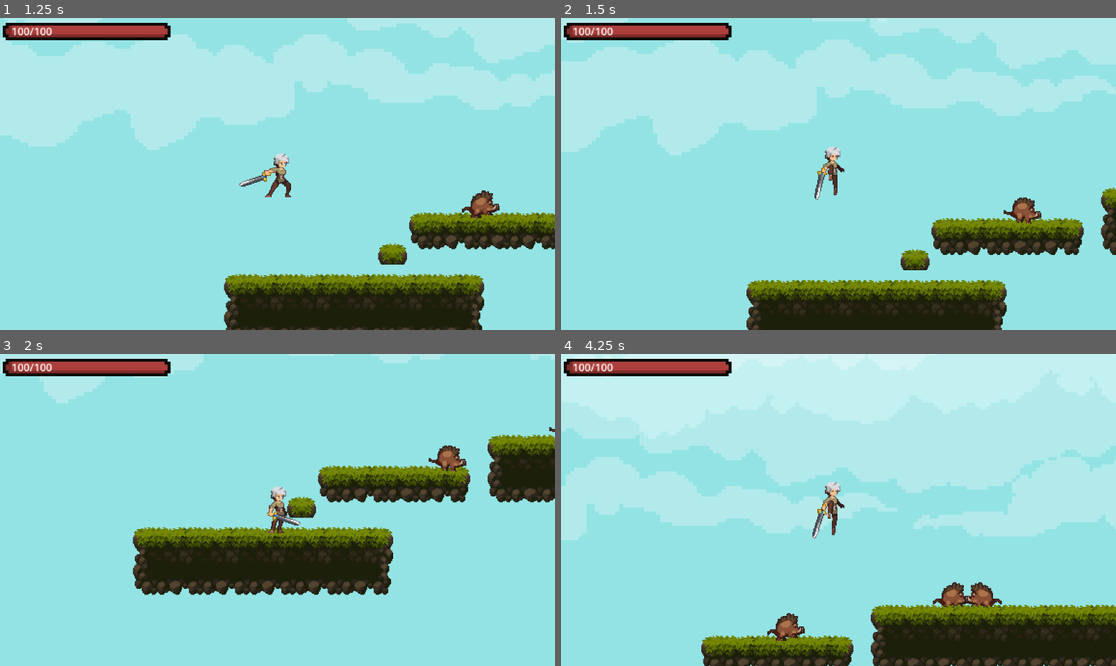
Above: before the commit, frames 1-4 (two rows, left to right).
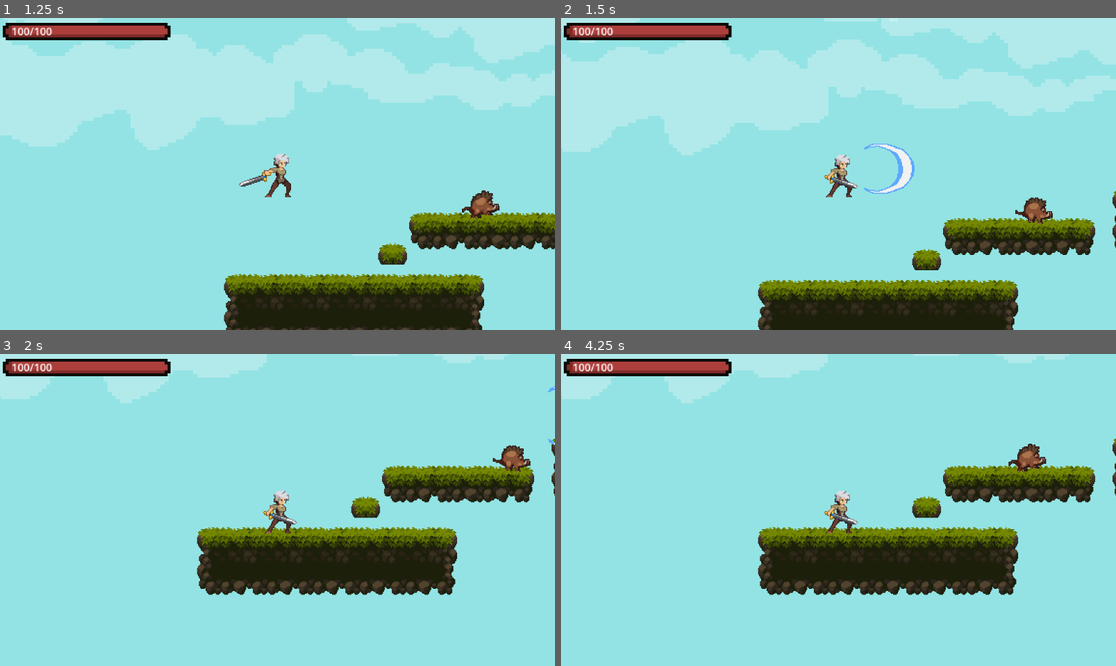
Above: after the commit, the same moments.

Repository: Dawqss/Platformer
Game: Godot game, scene res://main.tscn
Two runs of this game, one before a commit and one after it. Both use one fixed random seed, a clock stepped at 60 frames per second and the inputs below.
Inputs (mouse positions are in pixels of both pictures, inside the frame that each line leads up to):
- Up to frame 1 (1.25 s): move the mouse to (399, 158) at 0.52 s; hold D (move_right) from 0.53 s (still down); click (399, 158) at 0.6 s; tap W (jump) at 0.77, 1.07 s; tap F (getsuga, bound only after the commit) at 0.8 s
- Up to frame 2 (1.5 s): keep holding D (move_right); move the mouse to (727, 189) at 1.27 s; tap F (getsuga, bound only after the commit) at 1.35 s
- Up to frame 3 (2 s): keep holding D (move_right); tap W (jump) at 1.52, 1.55, 1.82 s
- Up to frame 4 (4.25 s): move the mouse to (894, 441) at 2.02 s; release D (move_right) at 2.03 s; hold A (move_left) 2.03-2.78 s; tap W (jump) at 2.1, 3.02, 3.32, 3.77, 3.8, 4.07 s; click (894, 441) at 2.3 s; move the mouse to (810, 572) at 2.77 s; hold D (move_right) from 2.78 s (still down); click (810, 572) at 2.85 s; tap F (getsuga, bound only after the commit) at 3.05, 3.6 s; move the mouse to (1005, 556) at 3.52 s

Frame 1 is identical in both runs. In frame 2, 9.9% of the frame differs, in the area x 0-100%, y 0-100%; in frame 3, 16%; in frame 4, 65%.

Commit message:
feat: working getsuga'

Diff:
--- a/main.gd
+++ b/main.gd
@@ -9,10 +9,6 @@
 
 func _ready():
 	healthBar = $Camera2D/HealthBar;
-
-# Called every frame. 'delta' is the elapsed time since the previous frame.
-func _process(delta):
-	pass
 
 func add_health(number: int):
 	current_health = clamp(current_health + number, 0, MAX_HEALTH);
--- /dev/null
+++ b/player/Getsuga.gd
@@ -0,0 +1,22 @@
+extends Area2D
+
+class_name Getsuga
+
+var SPEED = 500;
+var DAMAGE = 9999;
+
+func _ready():
+	$AnimatedSprite2D.play("default");
+
+# Called every frame. 'delta' is the elapsed time since the previous frame.
+func _process(delta):
+	position.x += delta * SPEED;
+	for area in get_overlapping_areas():
+		print(area.get_parent());
+		if area.get_parent() is BoarMob:
+			var boarMob = area.get_parent() as BoarMob;
+			boarMob.got_hit(DAMAGE, 1);
+
+
+func _on_visible_on_screen_notifier_2d_screen_exited():
+	queue_free();
--- /dev/null
+++ b/player/Getsuga.tscn
@@ -0,0 +1,53 @@
+[gd_scene load_steps=8 format=3 uid="uid://bl3u7aah6le7g"]
+
+[ext_resource type="Script" path="res://player/Getsuga.gd" id="1_804uk"]
+[ext_resource type="Texture2D" uid="uid://cacfuq2f81mdh" path="res://art/Legacy-Fantasy - High Forest 2.3/Character/GetsugaMissle/GetsugaMissleStart.png" id="1_gdbee"]
+
+[sub_resource type="AtlasTexture" id="AtlasTexture_se0rl"]
+atlas = ExtResource("1_gdbee")
+region = Rect2(0, 0, 96, 80)
+
+[sub_resource type="AtlasTexture" id="AtlasTexture_0sub6"]
+atlas = ExtResource("1_gdbee")
+region = Rect2(96, 0, 96, 80)
+
+[sub_resource type="AtlasTexture" id="AtlasTexture_u51em"]
+atlas = ExtResource("1_gdbee")
+region = Rect2(192, 0, 96, 80)
+
+[sub_resource type="SpriteFrames" id="SpriteFrames_cg5xh"]
+animations = [{
+"frames": [{
+"duration": 1.0,
+"texture": SubResource("AtlasTexture_se0rl")
+}, {
+"duration": 1.0,
+"texture": SubResource("AtlasTexture_0sub6")
+}, {
+"duration": 1.0,
+"texture": SubResource("AtlasTexture_u51em")
+}],
+"loop": false,
+"name": &"default",
+"speed": 12.0
+}]
+
+[sub_resource type="RectangleShape2D" id="RectangleShape2D_itfce"]
+size = Vector2(13, 57)
+
+[node name="Getsuga" type="Area2D"]
+script = ExtResource("1_804uk")
+
+[node name="AnimatedSprite2D" type="AnimatedSprite2D" parent="."]
+z_index = 2
+sprite_frames = SubResource("SpriteFrames_cg5xh")
+frame = 2
+frame_progress = 1.0
+
+[node name="CollisionShape2D" type="CollisionShape2D" parent="."]
+position = Vector2(9, -0.5)
+shape = SubResource("RectangleShape2D_itfce")
+
+[node name="VisibleOnScreenNotifier2D" type="VisibleOnScreenNotifier2D" parent="."]
+
+[connection signal="screen_exited" from="VisibleOnScreenNotifier2D" to="." method="_on_visible_on_screen_notifier_2d_screen_exited"]
--- a/player/player.gd
+++ b/player/player.gd
@@ -1,6 +1,8 @@
 extends CharacterBody2D
 
 class_name Player
+
+var getsuga_scene: PackedScene = preload("res://player/Getsuga.tscn");
 
 const SPEED = 200.0;
 const JUMP_VELOCITY = -300.0;
@@ -10,6 +12,7 @@
 var is_wall_hugging = false;
 var is_wall_jump = false;
 var is_attacking = false;
+var is_getsuga_attacking = false;
 var is_hitting_by_enemy = false;
 var jump_count = 0;
 var current_enemy_damage = null;
@@ -17,6 +20,8 @@
 var attack_shape_start_position: Vector2;
 var attack_shape_rotation: float;
 
+
+
 # Get the gravity from the project settings to be synced with RigidBody nodes.
 var gravity = ProjectSettings.get_setting("physics/2d/default_gravity")
 
@@ -24,12 +29,13 @@
 
 enum State {
 	ATTACK,
+	GETSUGA,
 	IDLE,
 	JUMP,
 	FALL,
 	RUN,
 	DAMAGED,
-	DEAD
+	DEAD,
 }
 
 var CURRENT_STATE = State.IDLE;
@@ -59,10 +65,23 @@
 		if area.get_parent() is BoarMob:
 			area.get_parent().got_hit(DAMAGE, lastFacingDirection);
 
-func get_is_attack() -> bool:
+
+func check_normal_attack():
 	if Input.is_action_just_pressed('attack') && !is_attacking:
 		$SlashSound.play();
 		attack()
+
+func check_getsuga_attack():
+	if Input.is_action_just_pressed("getsuga") && !is_attacking && !is_getsuga_attacking:
+		is_getsuga_attacking = true;
+		create_getsuga_moon();
+
+func create_getsuga_moon():
+	var moon = getsuga_scene.instantiate() as Getsuga;
+	moon.position = position;
+	get_parent().add_child(moon);
+
+func get_is_attack() -> bool:
 	if Input.is_action_just_pressed("attack") || is_attacking:
 		return true;
 	else:
@@ -93,9 +112,11 @@
 
 	#wall_jump_observer(get_wall_normal(), direction);
 	jump_observer_with_max_count(DEFAULT_MAX_JUMPS);
+	check_normal_attack();
+	check_getsuga_attack();
 	is_attacking = get_is_attack();
 
-	if direction && !is_attacking:
+	if direction && !is_attacking && !is_getsuga_attacking:
 		velocity.x = direction * SPEED
 	else:
 		velocity.x = move_toward(velocity.x, 0, SPEED / 10)
@@ -113,7 +134,7 @@
 		$Attack/CollisionShape2D.rotation = attack_shape_rotation * multiVector.x;
 
 	match animation:
-		'fall', 'jump', 'attack':
+		'fall', 'jump', 'attack', 'getsuga':
 			pass;
 		_:
 			if !$AnimatedSprite2D.is_playing():
@@ -124,6 +145,9 @@
 	if is_hitting_by_enemy && !is_attacking:
 		CURRENT_STATE = State.DAMAGED;
 		return;
+	if is_getsuga_attacking:
+		CURRENT_STATE = State.GETSUGA;
+		return;
 	if is_attacking:
 		CURRENT_STATE = State.ATTACK;
 		return;
@@ -142,6 +166,8 @@
 func get_animation():
 	var absVelocity = abs(velocity.x)
 	match CURRENT_STATE:
+		State.GETSUGA:
+			return 'getsuga';
 		State.ATTACK:
 			return 'attack';
 		State.JUMP:
@@ -155,9 +181,12 @@
 		State.DAMAGED:
 			return 'damaged';
 
+
 func _on_animated_sprite_2d_animation_finished():
 	if($AnimatedSprite2D.animation == 'attack'):
 		is_attacking = false;
+	if($AnimatedSprite2D.animation == 'getsuga'):
+		is_getsuga_attacking = false;
 
 func _got_hit(number: int):
 	$HitTimer.start();
--- a/player/player.tscn
+++ b/player/player.tscn
@@ -8,6 +8,7 @@
 [ext_resource type="Texture2D" uid="uid://cv0al72cg75ii" path="res://art/Legacy-Fantasy - High Forest 2.3/Character/Run/Run-Sheet.png" id="2_ra5au"]
 [ext_resource type="Texture2D" uid="uid://bm6rmkj52u4o" path="res://art/Legacy-Fantasy - High Forest 2.3/Character/Damaged/Damaged.png" id="3_bp5or"]
 [ext_resource type="Texture2D" uid="uid://1k10yx1of6fl" path="res://art/Legacy-Fantasy - High Forest 2.3/Character/Jump-Start/Jump-Start-Sheet.png" id="3_ih21p"]
+[ext_resource type="Texture2D" uid="uid://cdtkonwn8jro7" path="res://art/Legacy-Fantasy - High Forest 2.3/Character/Getsuga.png" id="6_paee1"]
 [ext_resource type="AudioStream" uid="uid://on8tklb8x3au" path="res://slash.mp3" id="8_x52gc"]
 
 [sub_resource type="RectangleShape2D" id="RectangleShape2D_0tbqe"]
@@ -121,6 +122,38 @@
 atlas = ExtResource("2_cjvm5")
 region = Rect2(704, 0, 64, 64)
 
+[sub_resource type="AtlasTexture" id="AtlasTexture_sci7l"]
+atlas = ExtResource("6_paee1")
+region = Rect2(0, 0, 96, 80)
+
+[sub_resource type="AtlasTexture" id="AtlasTexture_5kgvm"]
+atlas = ExtResource("6_paee1")
+region = Rect2(96, 0, 96, 80)
+
+[sub_resource type="AtlasTexture" id="AtlasTexture_3oii8"]
+atlas = ExtResource("6_paee1")
+region = Rect2(192, 0, 96, 80)
+
+[sub_resource type="AtlasTexture" id="AtlasTexture_bvbpp"]
+atlas = ExtResource("6_paee1")
+region = Rect2(288, 0, 96, 80)
+
+[sub_resource type="AtlasTexture" id="AtlasTexture_sbp16"]
+atlas = ExtResource("6_paee1")
+region = Rect2(384, 0, 96, 80)
+
+[sub_resource type="AtlasTexture" id="AtlasTexture_1qk80"]
+atlas = ExtResource("6_paee1")
+region = Rect2(480, 0, 96, 80)
+
+[sub_resource type="AtlasTexture" id="AtlasTexture_a37ld"]
+atlas = ExtResource("6_paee1")
+region = Rect2(576, 0, 96, 80)
+
+[sub_resource type="AtlasTexture" id="AtlasTexture_bhfg2"]
+atlas = ExtResource("6_paee1")
+region = Rect2(672, 0, 96, 80)
+
 [sub_resource type="AtlasTexture" id="AtlasTexture_tw4oi"]
 atlas = ExtResource("1_o3u8p")
 region = Rect2(0, 0, 64, 80)
@@ -287,6 +320,35 @@
 "loop": false,
 "name": &"fall",
 "speed": 5.0
+}, {
+"frames": [{
+"duration": 1.0,
+"texture": SubResource("AtlasTexture_sci7l")
+}, {
+"duration": 1.0,
+"texture": SubResource("AtlasTexture_5kgvm")
+}, {
+"duration": 1.0,
+"texture": SubResource("AtlasTexture_3oii8")
+}, {
+"duration": 1.0,
+"texture": SubResource("AtlasTexture_bvbpp")
+}, {
+"duration": 1.0,
+"texture": SubResource("AtlasTexture_sbp16")
+}, {
+"duration": 1.0,
+"texture": SubResource("AtlasTexture_1qk80")
+}, {
+"duration": 1.0,
+"texture": SubResource("AtlasTexture_a37ld")
+}, {
+"duration": 1.0,
+"texture": SubResource("AtlasTexture_bhfg2")
+}],
+"loop": false,
+"name": &"getsuga",
+"speed": 12.0
 }, {
 "frames": [{
 "duration": 1.0,
@@ -370,8 +432,7 @@
 
 [node name="AnimatedSprite2D" type="AnimatedSprite2D" parent="."]
 sprite_frames = SubResource("SpriteFrames_unrrt")
-animation = &"damaged"
-frame_progress = 0.541944
+animation = &"getsuga"
 
 [node name="SlashSound" type="AudioStreamPlayer2D" parent="."]
 stream = ExtResource("8_x52gc")
--- a/project.godot
+++ b/project.godot
@@ -48,6 +48,11 @@
 "events": [Object(InputEventMouseButton,"resource_local_to_scene":false,"resource_name":"","device":-1,"window_id":0,"a …(253 unchanged characters)…
 ]
 }
+getsuga={
+"deadzone": 0.5,
+"events": [Object(InputEventKey,"resource_local_to_scene":false,"resource_name":"","device":-1,"window_id":0,"alt_pressed":false,"shift_pressed":false,"ctrl_pressed":false,"meta_pressed":false,"pressed":false,"keycode":0,"physical_keycode":70,"key_label":0,"unicode":102,"echo":false,"script":null)
+]
+}
 
 [rendering]
 
Binary file added: art/Legacy-Fantasy - High Forest 2.3/Character/Getsuga.png
Not shown, added: art/Legacy-Fantasy - High Forest 2.3/Character/Getsuga.png.import
Not shown: 1 places in player/player.tscn that only renumber resources
